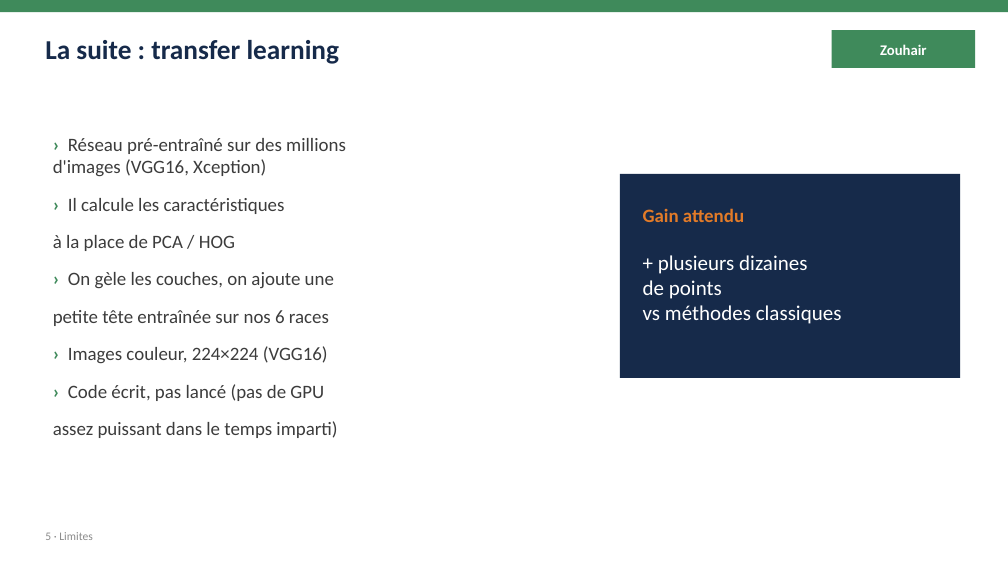
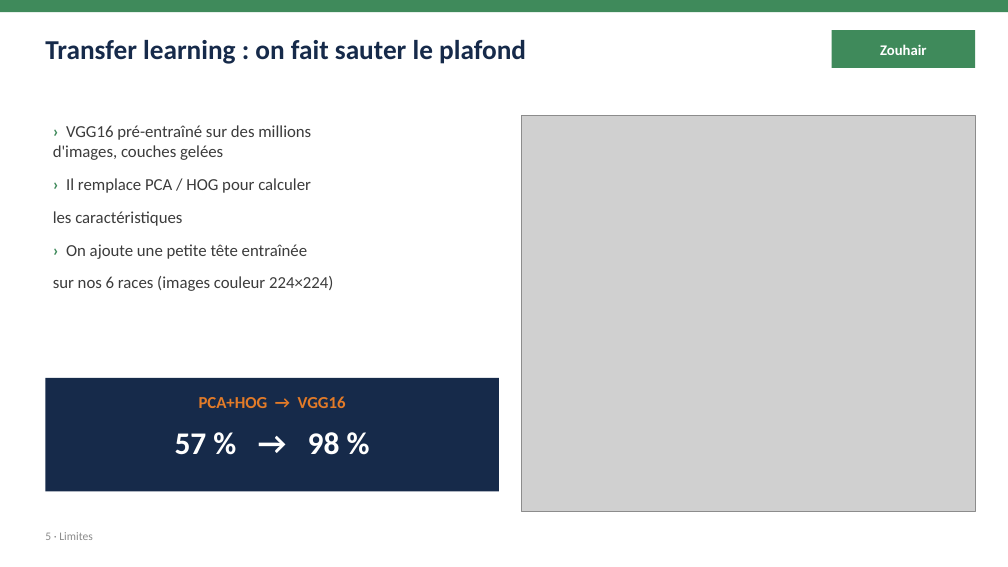
Before and after one commit to BnRomain/Intro-ML, a slide deck: slide 14 of presentation/presentation.pptx. Drawn at 1008x567 pixels with LibreOffice and Linux fonts; fonts in the diff are those of the drawing; grey boxes stand for pictures. Boxes give left, top, right and bottom in pixels: in the first picture for what was removed or moved away, otherwise in the second. Text is boxed around its words. In the diff, an @@ line names an element or a change of style, - is before the commit and + after.

```diff
--- a/presentation/presentation.pptx
+++ b/presentation/presentation.pptx
@@ text at (x1=45, y1=40, x2=526, y2=64): text changed @@
-La suite : transfer learning
+Transfer learning : on fait sauter le plafond
@@ picture added at (x1=522, y1=116, x2=975, y2=511) @@
@@ text at (x1=53, y1=125, x2=333, y2=291): text changed; size 18 to 16 pt @@
-› Réseau pré-entraîné sur des millions
-d'images (VGG16, Xception)
-› Il calcule les caractéristiques
-à la place de PCA / HOG
-› On gèle les couches, on ajoute une
-petite tête entraînée sur nos 6 races
-› Images couleur, 224×224 (VGG16)
-› Code écrit, pas lancé (pas de GPU
-assez puissant dans le temps imparti)
+› VGG16 pré-entraîné sur des millions
+d'images, couches gelées
+› Il remplace PCA / HOG pour calculer
+les caractéristiques
+› On ajoute une petite tête entraînée
+sur nos 6 races (images couleur 224×224)
@@ text removed at (x1=643, y1=208, x2=744, y2=222) @@
-Gain attendu
@@ text removed at (x1=643, y1=255, x2=842, y2=324) @@
-+ plusieurs dizaines
-de points
-vs méthodes classiques
@@ rectangle resized from (x1=620, y1=174, x2=960, y2=378) to (x1=45, y1=378, x2=499, y2=492) @@
@@ text added at (x1=199, y1=396, x2=346, y2=408), 16 pt, text #E37B28, bold @@
+PCA+HOG → VGG16
@@ text added at (x1=175, y1=432, x2=340, y2=455), 30 pt, text #FFFFFF, bold @@
+57 % → 98 %
```
Also in this commit, not shown: 1 other slide changed, 2 other files.
